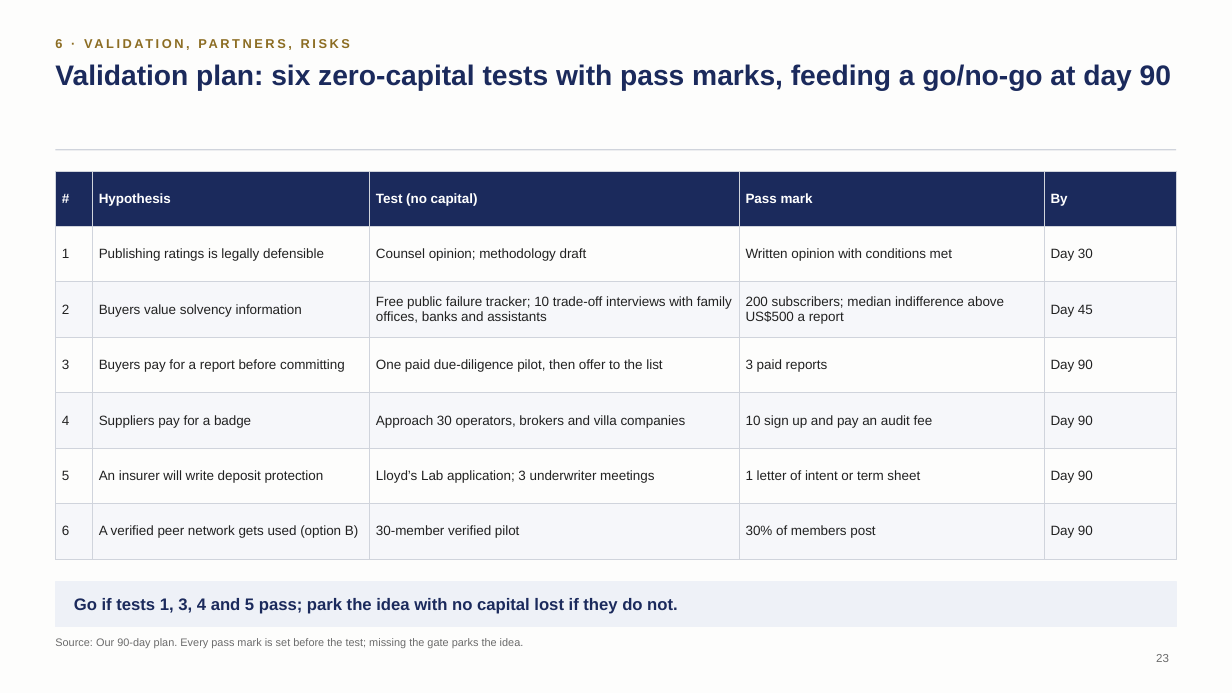
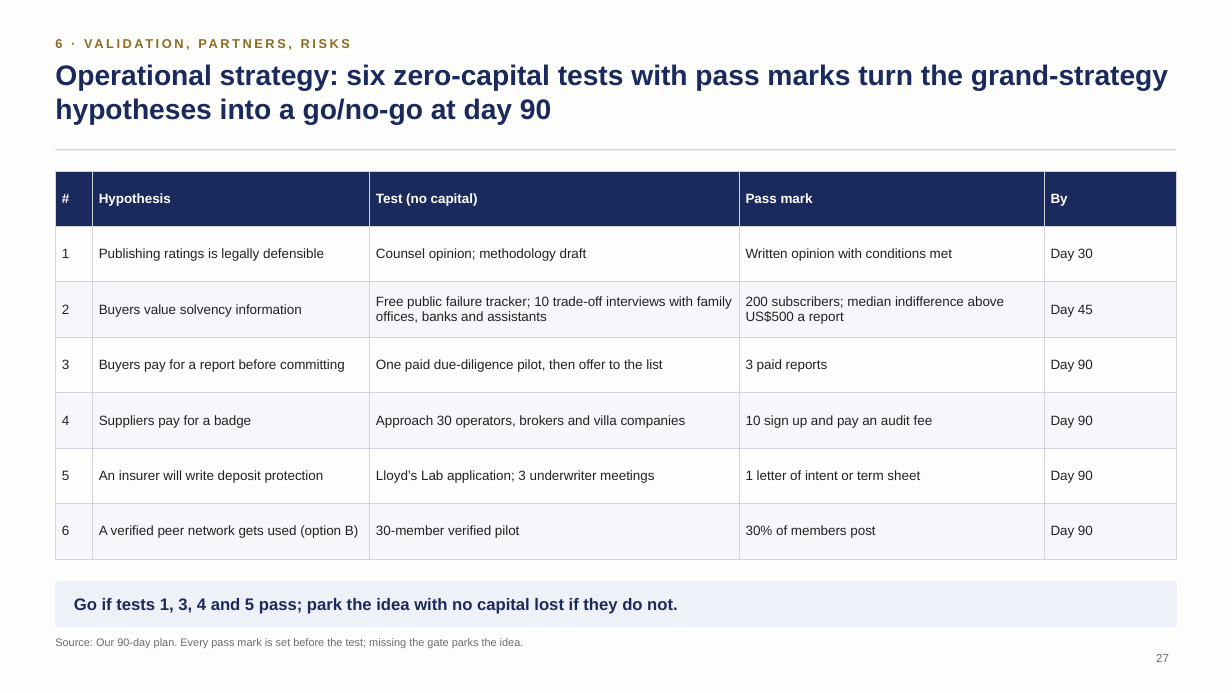
Before and after one commit to algarcalebe-web/legendary-bassoon, a slide deck: slide 27 of deck/Private_Travel_Assurance_Strategy_Deck.pptx (slide 23 before the commit). Drawn at 1232x693 pixels with LibreOffice and Linux fonts; fonts in the diff are those of the drawing. Boxes give left, top, right and bottom in pixels: in the first picture for what was removed or moved away, otherwise in the second. Text is boxed around its words. In the diff, an @@ line names an element or a change of style, - is before the commit and + after.

```diff
--- a/deck/Private_Travel_Assurance_Strategy_Deck.pptx
+++ b/deck/Private_Travel_Assurance_Strategy_Deck.pptx
@@ title at box(55, 64, 1168, 125): text changed @@
-Validation plan: six zero-capital tests with pass marks, feeding a go/no-go at day 90
+Operational strategy: six zero-capital tests with pass marks turn the grand-strategy hypotheses into a go/no-go at day 90
@@ page number at box(1156, 654, 1169, 662): text changed @@
-23
+27
```
Also in this commit, not shown: 5 other slides changed, 4 slides added, 2 other files.
